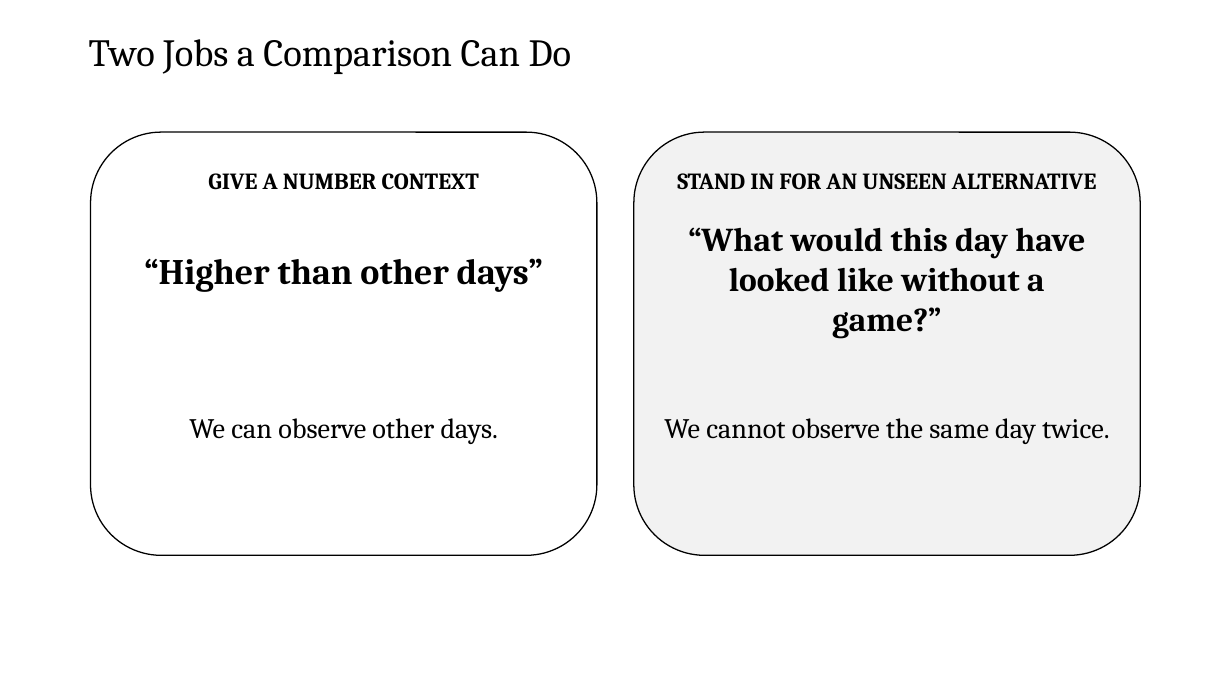
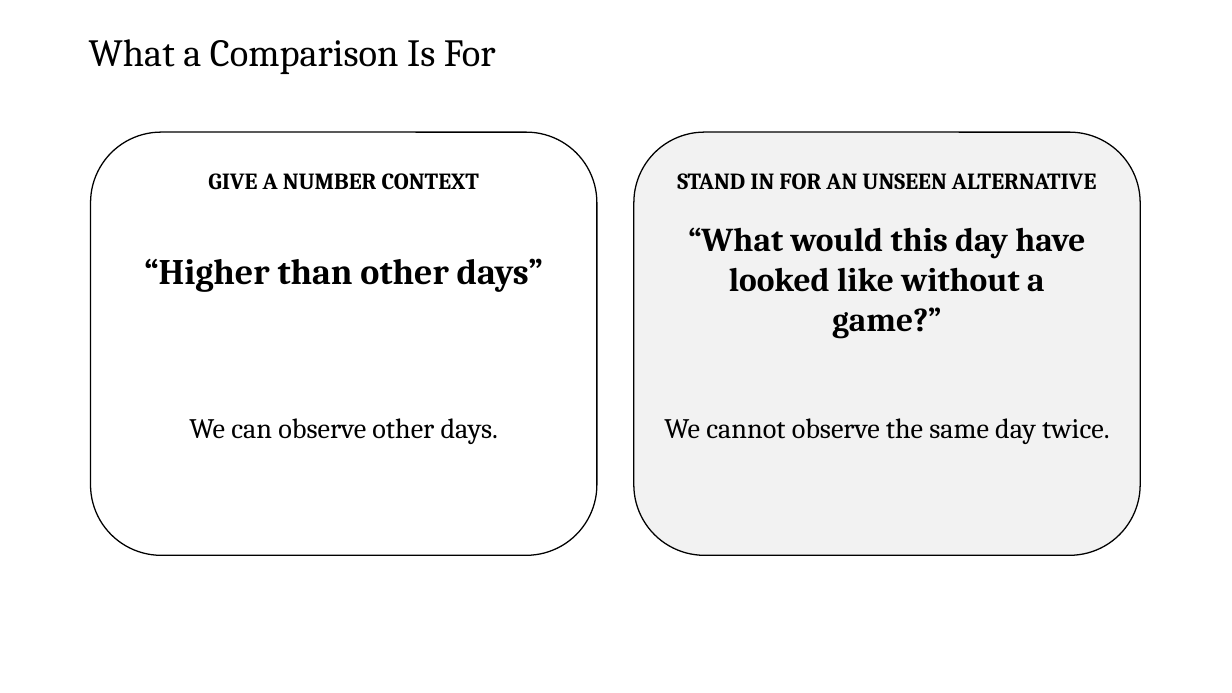
Before and after one commit to zjelveh/zjelveh.github.io, a slide deck: slide 12 of files/ccjs418e_fall2026/lecture_1.pptx (slide 13 before the commit). Drawn at 1232x693 pixels with LibreOffice and Linux fonts; fonts in the diff are those of the drawing. Boxes give left, top, right and bottom in pixels: in the first picture for what was removed or moved away, otherwise in the second. Text is boxed around its words. In the diff, an @@ line names an element or a change of style, - is before the commit and + after.

```diff
--- a/files/ccjs418e_fall2026/lecture_1.pptx
+++ b/files/ccjs418e_fall2026/lecture_1.pptx
@@ text at bbox=[89, 39, 496, 74]: text changed @@
-Two Jobs a Comparison Can Do
+What a Comparison Is For
```
Also in this commit, not shown: 14 other slides changed, 2 slides removed.
